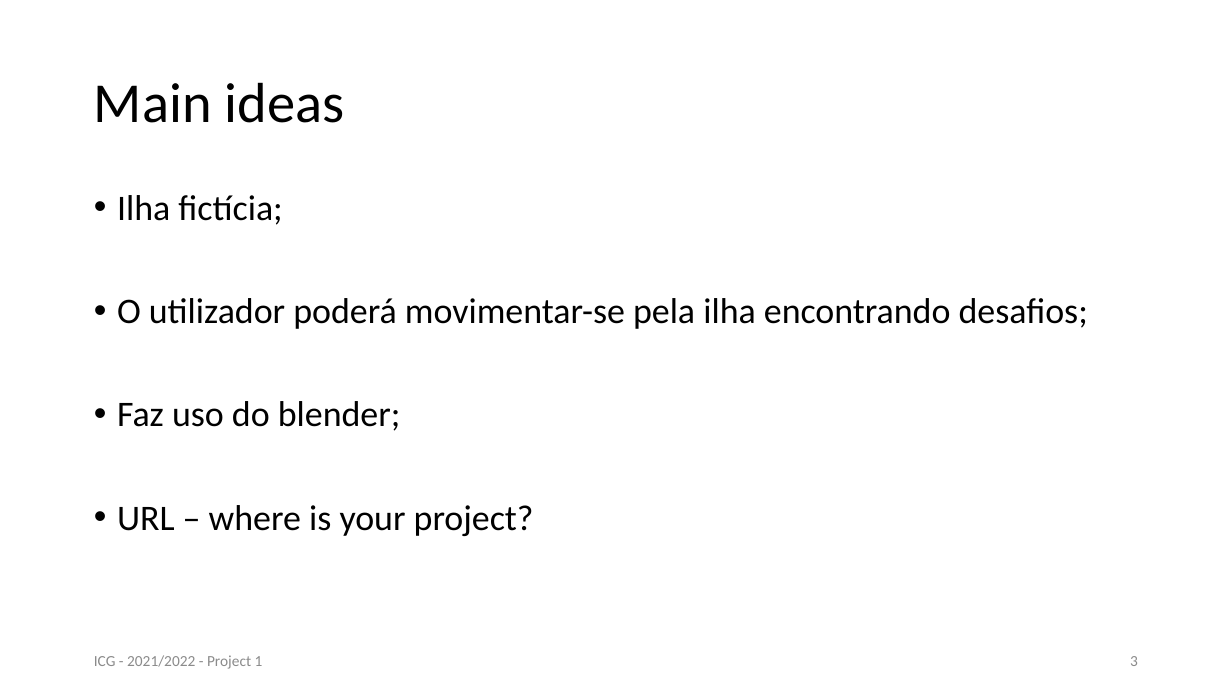
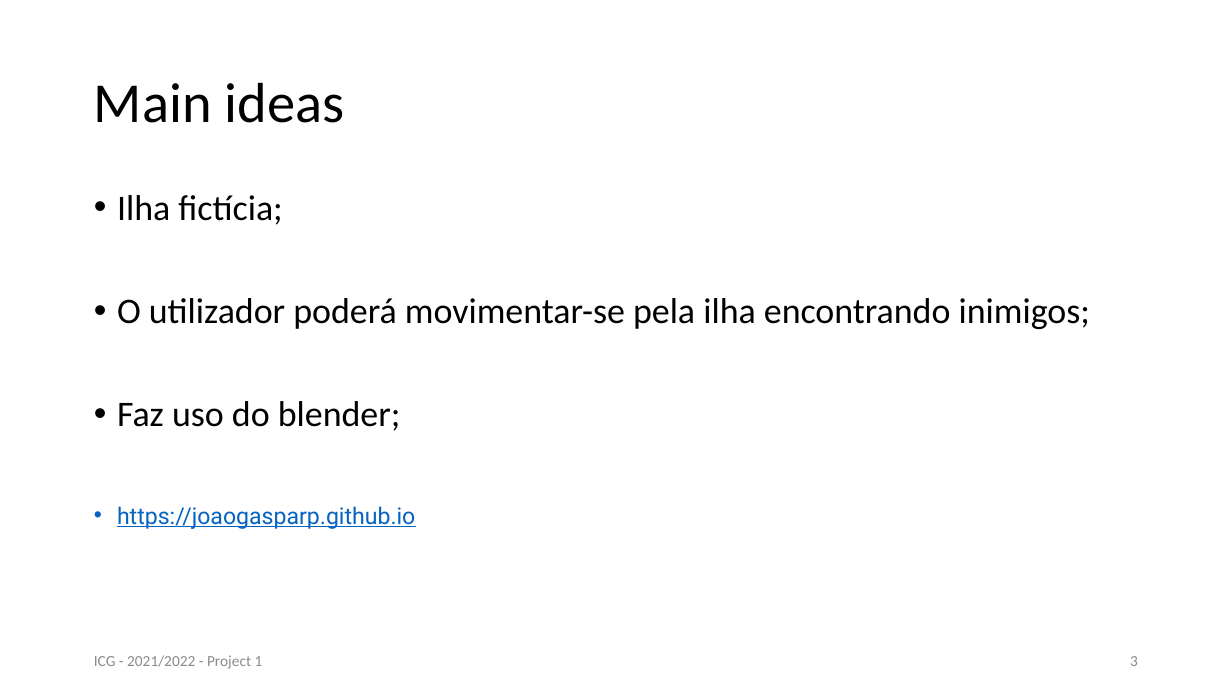
Before and after one commit to joaogasparp/leci_3ano, a slide deck: slide 3 of 2semestre/ICG/project/docs/Slides_Skeleton.pptx. Drawn at 1232x693 pixels with LibreOffice and Linux fonts; fonts in the diff are those of the drawing. Boxes give left, top, right and bottom in pixels: in the first picture for what was removed or moved away, otherwise in the second. Text is boxed around its words. In the diff, an @@ line names an element or a change of style, - is before the commit and + after.

```diff
--- a/2semestre/ICG/project/docs/Slides_Skeleton.pptx
+++ b/2semestre/ICG/project/docs/Slides_Skeleton.pptx
@@ text at [117,298,1090,329]: text changed @@
-• O utilizador poderá movimentar-se pela ilha encontrando desafios;
+• O utilizador poderá movimentar-se pela ilha encontrando inimigos;
@@ text at [117,506,415,529]: text changed; size 28 to 18 pt; font Calibri to Roboto; text colour #000000 to #0563C1 @@
-• URL – where is your project?
+• https://joaogasparp.github.io
```
Also in this commit, not shown: 5 other slides changed, 1 other file.
